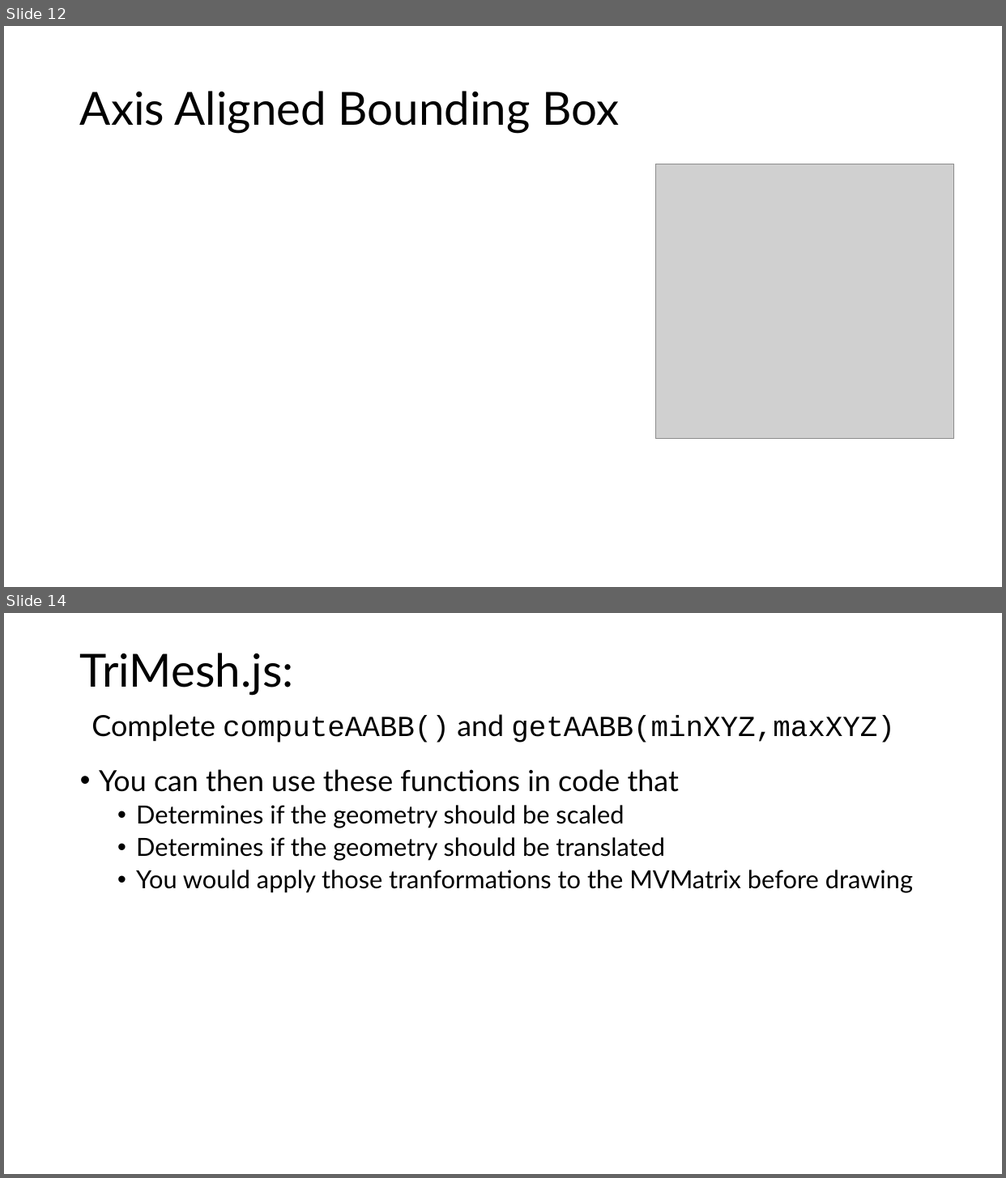
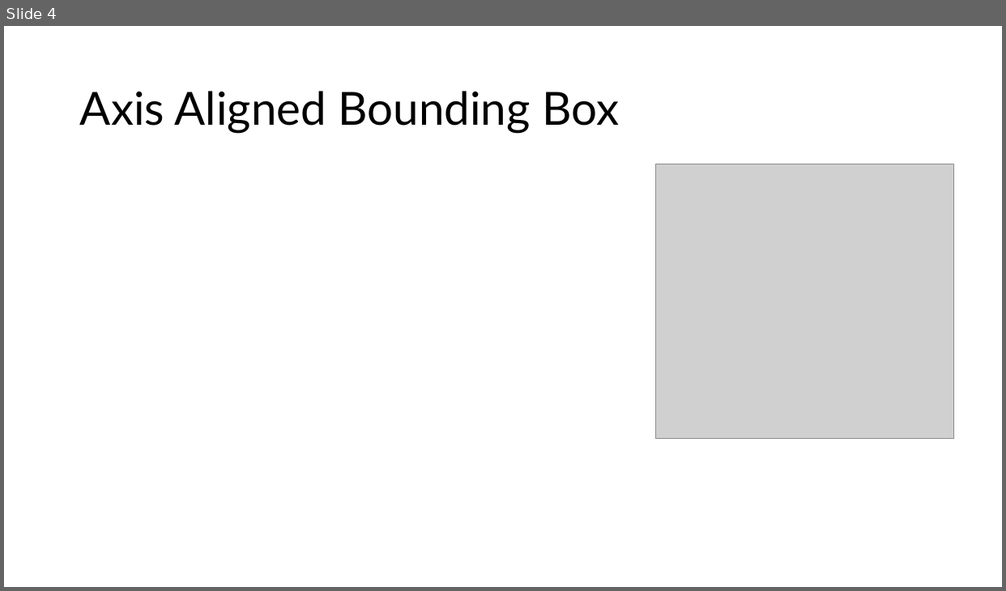
Before and after one commit to UIllinoisGraphics/CS296, a slide deck: Lectures/CS296-OBJ.pptx. Shown one above the other, each under a label of ours: slides 12 and 14 before the commit, slide 4 after it; the slides between them are not shown. The pictures are 1006x1178 and 1006x591 pixels, drawn with LibreOffice and Linux fonts; fonts in the diff are those of the drawing; grey boxes stand for pictures. Boxes give left, top, right and bottom in pixels: in the first picture for what was removed or moved away, otherwise in the second. Text is boxed around its words. In the diff, an @@ line names an element or a change of style, - is before the commit and + after.

```diff
--- a/Lectures/CS296-OBJ.pptx
+++ b/Lectures/CS296-OBJ.pptx
@@ slide 14 removed at (4,613,1002,1174), background #FFFFFF @@
@@ title removed at (80,653,895,743) @@
-TriMesh.js:
-Complete computeAABB() and getAABB(minXYZ,maxXYZ)
@@ text removed at (99,769,913,893) @@
-• You can then use these functions in code that
-  • Determines if the geometry should be scaled
-  • Determines if the geometry should be translated
-  • You would apply those tranformations to the MVMatrix before drawing
@@ what was slide 12 is now slide 4 @@
```
Also in this commit, not shown: 3 slides changed, 4 slides added, 10 other slides removed.
